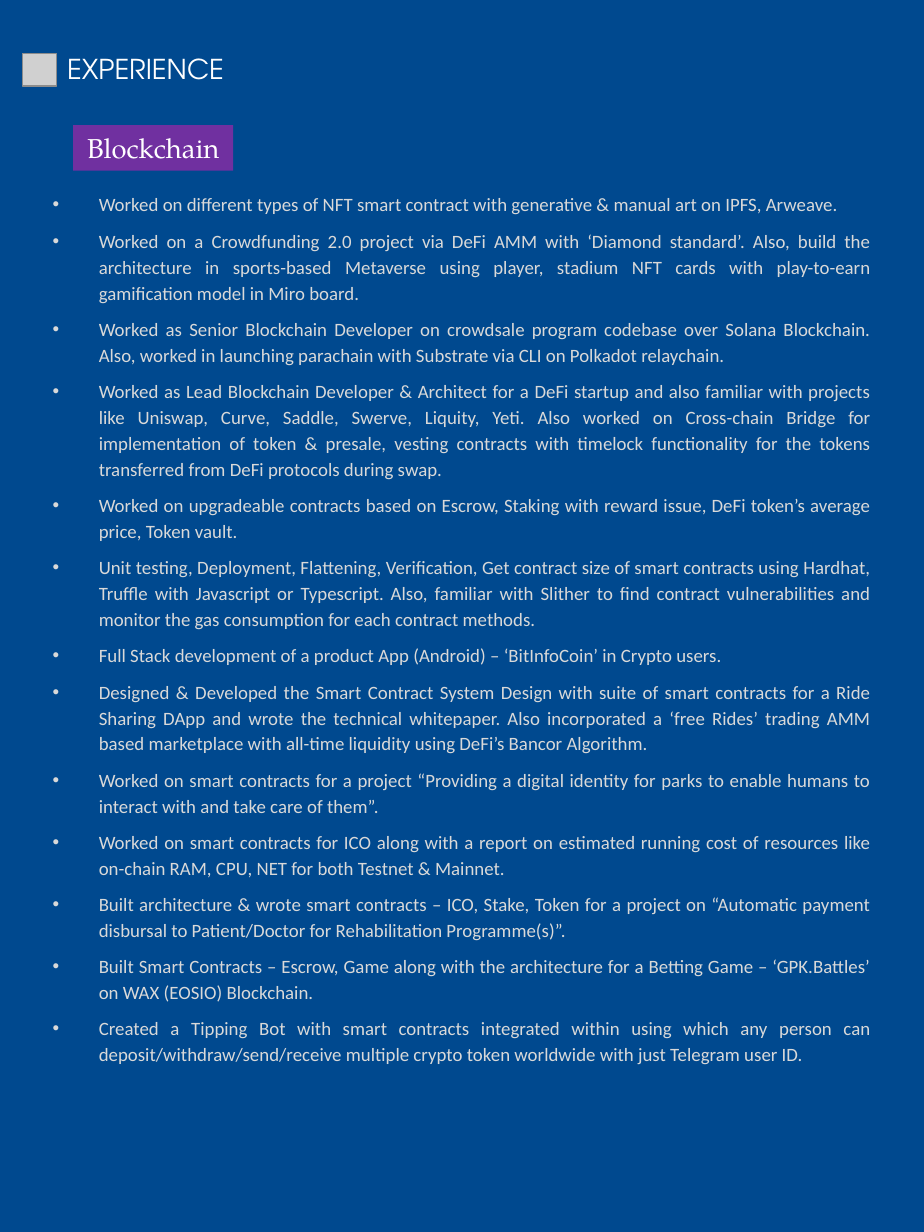
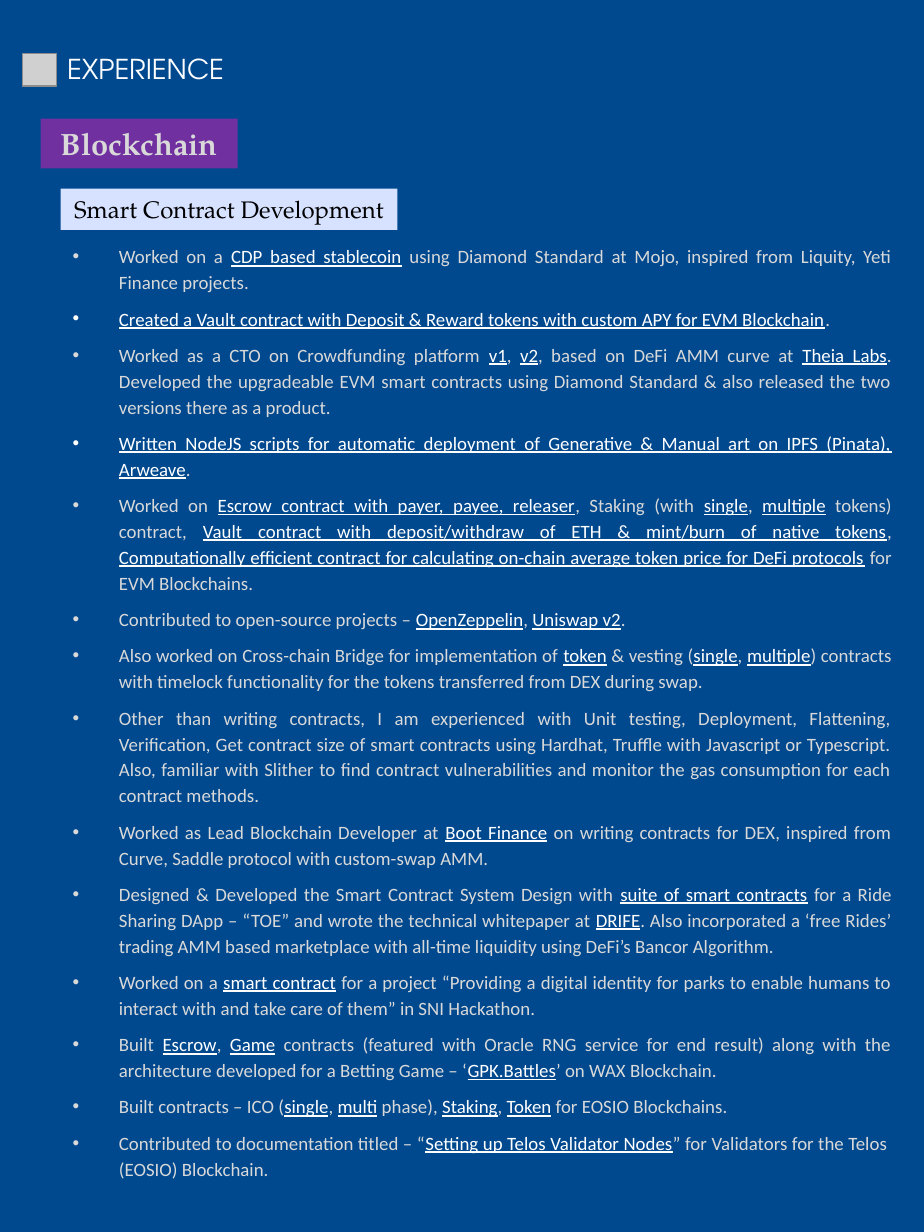
Before and after one commit to abhi3700/my_resume, a slide deck: slide 2 of my_resume.pptx. Drawn at 924x1232 pixels with LibreOffice and Linux fonts; fonts in the diff are those of the drawing; grey boxes stand for pictures. Boxes give left, top, right and bottom in pixels: in the first picture for what was removed or moved away, otherwise in the second. Text is boxed around its words. In the diff, an @@ line names an element or a change of style, - is before the commit and + after.

```diff
--- a/my_resume.pptx
+++ b/my_resume.pptx
@@ rectangle "Blockchain": place and size @@
-rectangle "Blockchain" at (73,126,233,171)
+rectangle "Blockchain" at (41,118,238,168)
@@ rectangle "Blockchain" at (41,118,238,168): size 16 to 18 pt, text colour #FFFFFF to #D9D9D9, bold on @@
@@ rectangle added at (60,188,398,230), fill #D6E2FF, 14 pt, text #000000 @@
+Smart Contract Development
@@ text at (119,250,892,1179): text changed @@
-• Worked on different types of NFT smart contract with generative & manual art on IPFS, Arweave.
-• Worked on a Crowdfunding 2.0 project via DeFi AMM with ‘Diamond standard’. Also, build the architecture in sports-based Metaverse using player, stadium NFT cards with play-to-earn gamification model in Miro board.
-• Worked as Senior Blockchain Developer on crowdsale program codebase over Solana Blockchain. Also, worked in launching parachain with Substrate via CLI on Polkadot relaychain.
-• Worked as Lead Blockchain Developer & Architect for a DeFi startup and also familiar with projects like Uniswap, Curve, Saddle, Swerve, Liquity, Yeti. Also worked on Cross-chain Bridge for implementation of token & presale, vesting contracts with timelock functionality for the tokens transferred from DeFi protocols during swap.
-• Worked on upgradeable contracts based on Escrow, Staking with reward issue, DeFi token’s average price, Token vault.
-• Unit testing, Deployment, Flattening, Verification, Get contract size of smart contracts using Hardhat, Truffle with Javascript or Typescript. Also, familiar with Slither to find contract vulnerabilities and monitor the gas consumption for each contract methods.
-• Full Stack development of a product App (Android) – ‘BitInfoCoin’ in Crypto users.
-• Designed & Developed the Smart Contract System Design with suite of smart contracts for a Ride Sharing DApp and wrote the technical whitepaper. Also incorporated a ‘free Rides’ trading AMM based marketplace with all-time liquidity using DeFi’s Bancor Algorithm.
-• Worked on smart contracts for a project “Providing a digital identity for parks to enable humans to interact with and take care of them”.
-• Worked on smart contracts for ICO along with a report on estimated running cost of resources like on-chain RAM, CPU, NET for both Testnet & Mainnet.
-• Built architecture & wrote smart contracts – ICO, Stake, Token for a project on “Automatic payment disbursal to Patient/Doctor for Rehabilitation Programme(s)”.
-• Built Smart Contracts – Escrow, Game along with the architecture for a Betting Game – ‘GPK.Battles’ on WAX (EOSIO) Blockchain.
-• Created a Tipping Bot with smart contracts integrated within using which any person can deposit/withdraw/send/receive multiple crypto token worldwide with just Telegram user ID.
+• Worked on a CDP based stablecoin using Diamond Standard at Mojo, inspired from Liquity, Yeti Finance projects.
+• Created a Vault contract with Deposit & Reward tokens with custom APY for EVM Blockchain.
+• Worked as a CTO on Crowdfunding platform v1, v2, based on DeFi AMM curve at Theia Labs. Developed the upgradeable EVM smart contracts using Diamond Standard & also released the two versions there as a product.
+• Written NodeJS scripts for automatic deployment of Generative & Manual art on IPFS (Pinata), Arweave.
+• Worked on Escrow contract with payer, payee, releaser, Staking (with single, multiple tokens) contract, Vault contract with deposit/withdraw of ETH & mint/burn of native tokens, Computationally efficient contract for calculating on-chain average token price for DeFi protocols for EVM Blockchains.
+• Contributed to open-source projects – OpenZeppelin, Uniswap v2.
+• Also worked on Cross-chain Bridge for implementation of token & vesting (single, multiple) contracts with timelock functionality for the tokens transferred from DEX during swap.
+• Other than writing contracts, I am experienced with Unit testing, Deployment, Flattening, Verification, Get contract size of smart contracts using Hardhat, Truffle with Javascript or Typescript. Also, familiar with Slither to find contract vulnerabilities and monitor the gas consumption for each contract methods.
+• Worked as Lead Blockchain Developer at Boot Finance on writing contracts for DEX, inspired from Curve, Saddle protocol with custom-swap AMM.
+• Designed & Developed the Smart Contract System Design with suite of smart contracts for a Ride Sharing DApp – “TOE” and wrote the technical whitepaper at DRIFE. Also incorporated a ‘free Rides’ trading AMM based marketplace with all-time liquidity using DeFi’s Bancor Algorithm.
+• Worked on a smart contract for a project “Providing a digital identity for parks to enable humans to interact with and take care of them” in SNI Hackathon.
+• Built Escrow, Game contracts (featured with Oracle RNG service for end result) along with the architecture developed for a Betting Game – ‘GPK.Battles’ on WAX Blockchain.
+• Built contracts – ICO (single, multi phase), Staking, Token for EOSIO Blockchains.
+• Contributed to documentation titled – “Setting up Telos Validator Nodes” for Validators for the Telos (EOSIO) Blockchain.
```
Also in this commit, not shown: 3 other slides changed, 1 other file.
